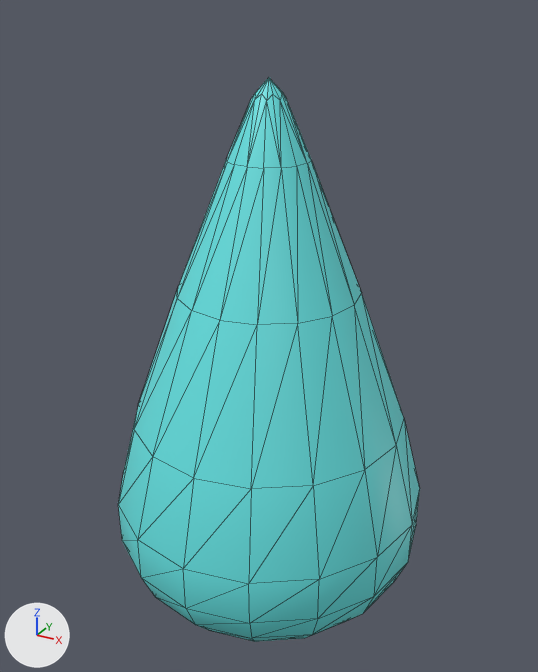
Two versions of the glTF model front/public/models/water.glb, one commit apart.
Camera for both pictures: a 50 mm camera at (0.586, -1.066, 0.878) aimed at (-0.008, 0.015, 0.337). Arrows for +X, +Y and +Z are at lower left; the lights stay in place. Mesh edges are drawn as thin lines. Vertices at the same position are counted once.
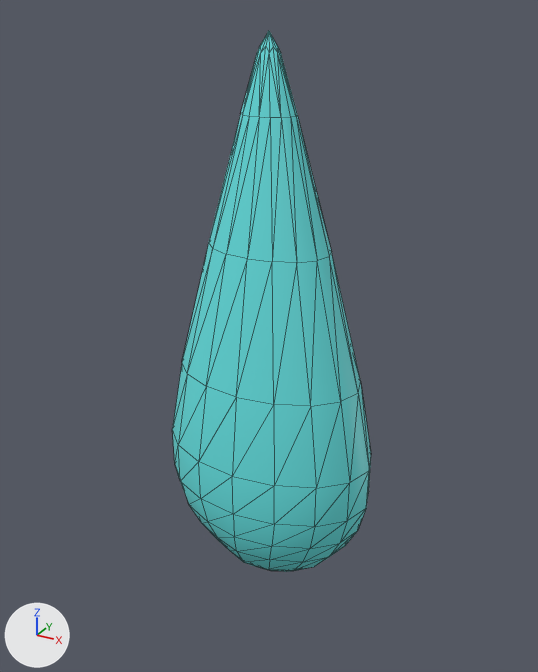
The edits, one by one:
me_cone is used by ob_cone; location (0.0, 0.0, 0.0).
me_cone had 178 vertices, 352 faces and spanned x -0.289..0.289, y -0.289..0.289, z -0.25..0.781.
me_cone now has 178 vertices, 352 faces and spans x -0.14..0.14, y -0.14..0.14, z -0.109..0.587.
me_cone part 1: 178 of 178 vertices moved; they spanned x -0.289..0.289, y -0.289..0.289, z -0.25..0.781 and now span x -0.14..0.14, y -0.14..0.14, z -0.109..0.587; mean shift (0.0, 0.0, 0.026); largest move (0.0, 0.0, 0.781) -> (0.0, 0.0, 0.587).
Object 'Cone' (ob_cone) is rescaled from (1.0, 1.0, 1.0) to (1.44, 0.943, 1.44).

Location of each change, (x1, y1, x2, y2) in pixels of the pictures (538 x 672 px):
'Cone', reshaped, rescaled (34% narrower)
    before: (118, 78, 420, 642)
    after: (172, 31, 371, 572)
